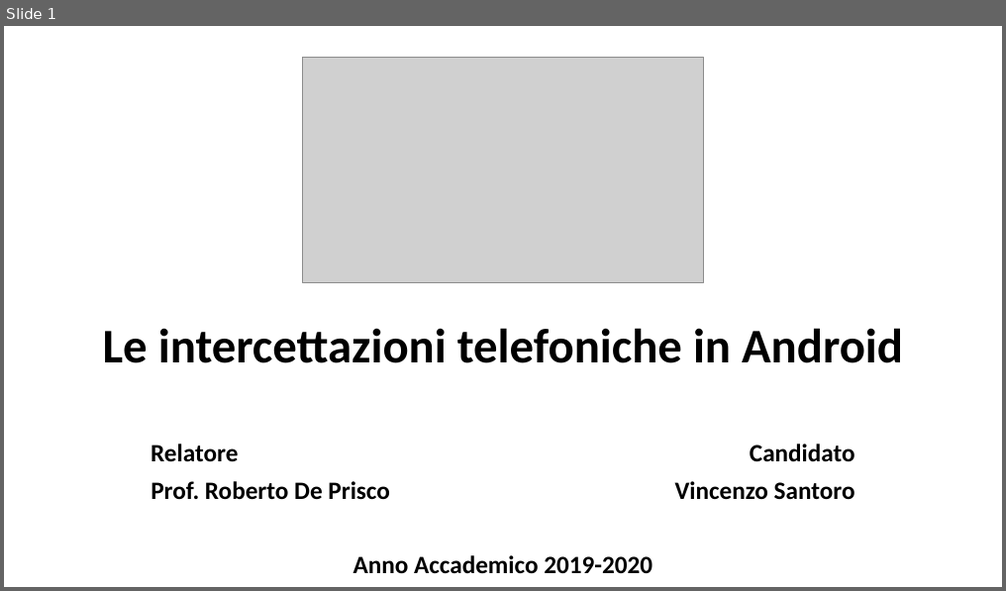
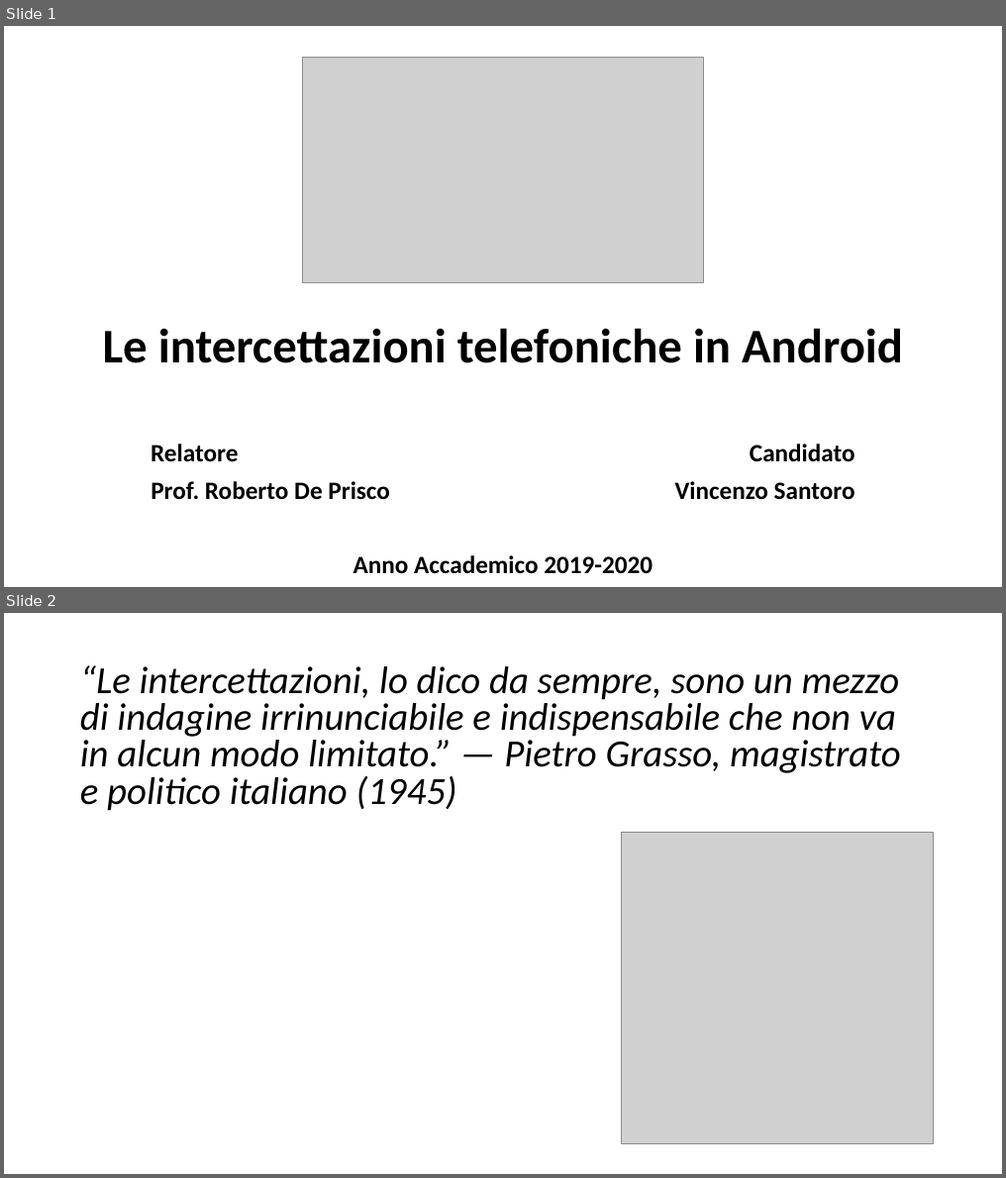
Before and after one commit to vinsan/TesiMagistrale, a slide deck: Le intercettazioni telefoniche in Android.odp. Shown one above the other, each under a label of ours: slide 1 before the commit, slides 1 and 2 after it. The pictures are 1006x591 and 1006x1178 pixels, drawn with LibreOffice and Linux fonts; fonts in the diff are those of the drawing; grey boxes stand for pictures. Boxes give left, top, right and bottom in pixels: in the first picture for what was removed or moved away, otherwise in the second. Text is boxed around its words. In the diff, an @@ line names an element or a change of style, - is before the commit and + after.

```diff
--- a/Le intercettazioni telefoniche in Android.odp
+++ b/Le intercettazioni telefoniche in Android.odp
@@ slide 2 added at (x1=4, y1=613, x2=1002, y2=1174), background #FFFFFF @@
@@ title added at (x1=80, y1=665, x2=901, y2=811), 37 pt, text #000000, italic @@
+“Le intercettazioni, lo dico da sempre, sono un mezzo di indagine irrinunciabile e indispensabile che non va in alcun modo limitato.” — Pietro Grasso, magistrato e politico italiano (1945)
@@ picture added at (x1=622, y1=833, x2=934, y2=1145) @@
```
Also in this commit, not shown: 9 other slides added, 2 other files.
